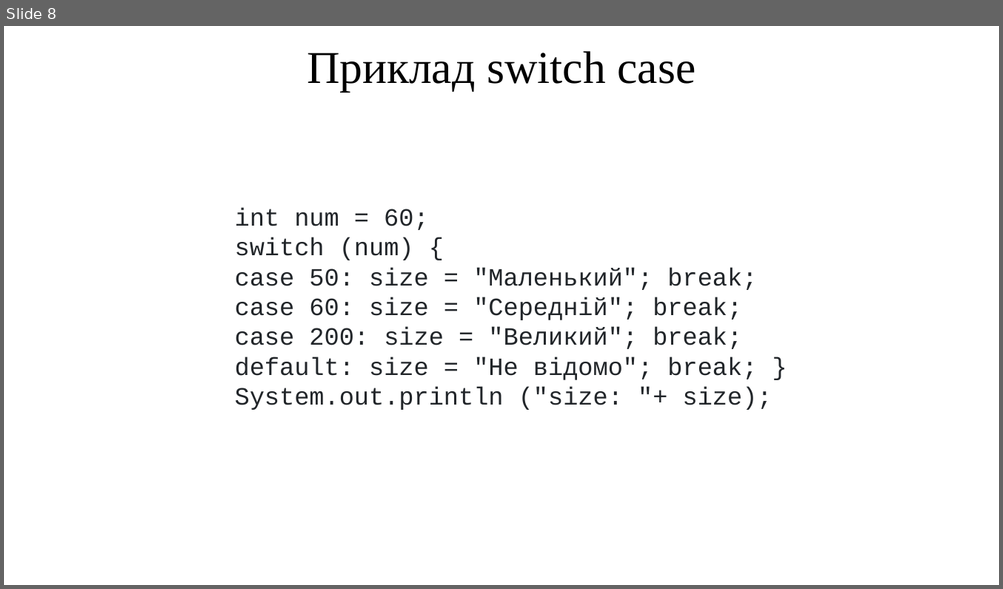
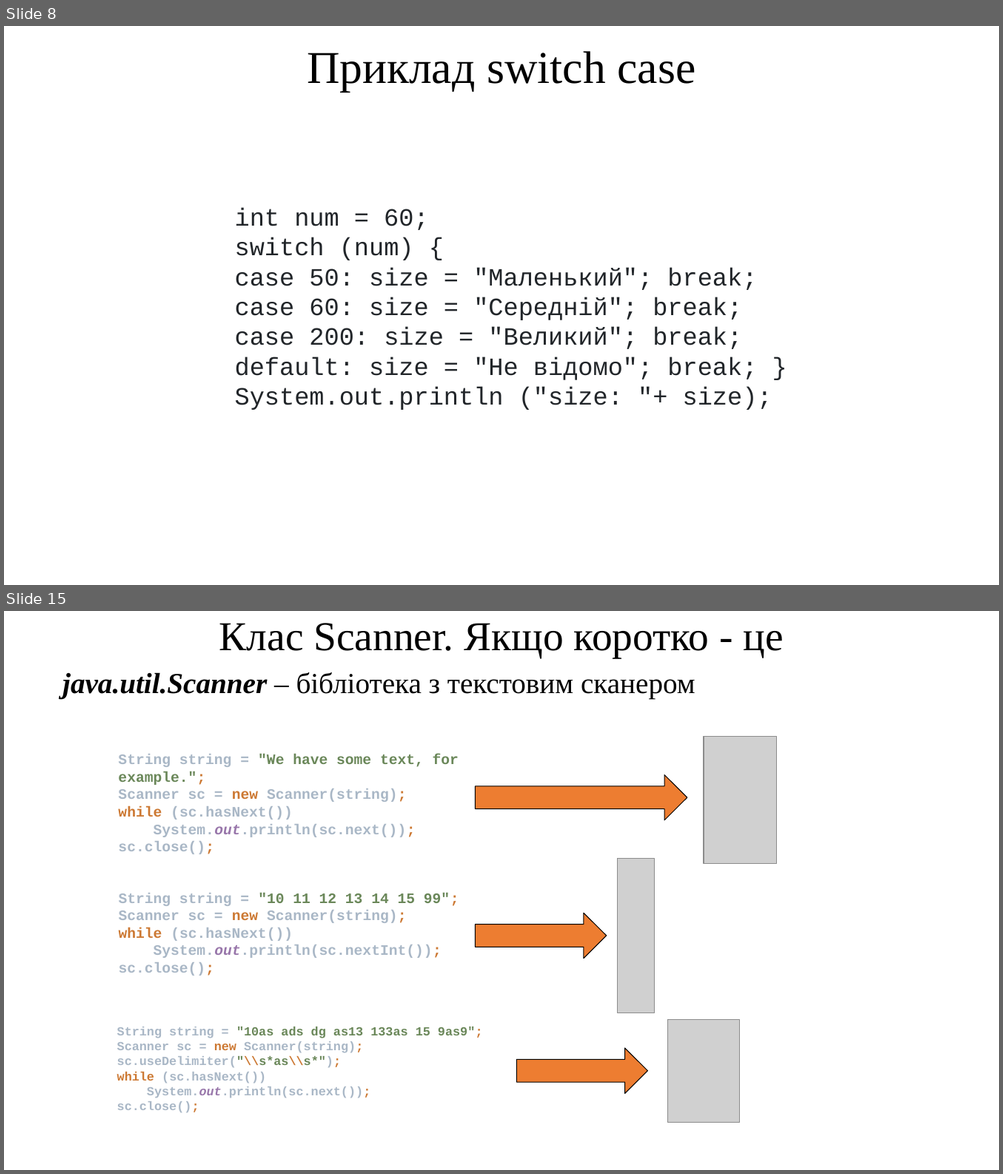
Before and after one commit to arg3ntuum/JavaCourse, a slide deck: Java Урок 3 ifelse switch.pptx. Shown one above the other, each under a label of ours: slide 8 before the commit, slides 8 and 15 after it; the slides between them are not shown. The pictures are 1003x589 and 1003x1174 pixels, drawn with LibreOffice and Linux fonts; fonts in the diff are those of the drawing; grey boxes stand for pictures. Boxes give left, top, right and bottom in pixels: in the first picture for what was removed or moved away, otherwise in the second. Text is boxed around its words. In the diff, an @@ line names an element or a change of style, - is before the commit and + after.

```diff
--- a/Java Урок 3 ifelse switch.pptx
+++ b/Java Урок 3 ifelse switch.pptx
@@ slide 15 added at bbox=[4, 611, 999, 1170], background #FFFFFF @@
@@ title added at bbox=[219, 623, 783, 658], 39.6 pt, text #000000 @@
+Клас Scanner. Якщо коротко - це
@@ text added at bbox=[62, 672, 695, 699], 28 pt, text #000000 @@
+java.util.Scanner – бібліотека з текстовим сканером
@@ picture added at bbox=[704, 736, 777, 864] @@
@@ text added at bbox=[118, 755, 458, 854], 14 pt, text #A9B7C6, bold @@
+String string = "We have some text, for example.";
+Scanner sc = new Scanner(string);
+while (sc.hasNext())
+System.out.println(sc.next());
+sc.close();
@@ right arrow added at bbox=[475, 775, 687, 820], fill #ED7D31, outline #000000 0.75 pt @@
@@ picture added at bbox=[617, 859, 654, 1013] @@
@@ text added at bbox=[119, 893, 459, 976], 14 pt, text #A9B7C6, bold @@
+String string = "10 11 12 13 14 15 99";
+Scanner sc = new Scanner(string);
+while (sc.hasNext())
+System.out.println(sc.nextInt());
+sc.close();
@@ right arrow added at bbox=[475, 913, 606, 959], fill #ED7D31, outline #000000 0.75 pt @@
@@ text added at bbox=[117, 1027, 483, 1113], 12 pt, text #A9B7C6, bold @@
+String string = "10as ads dg as13 133as 15 9as9";
+Scanner sc = new Scanner(string);
+sc.useDelimiter("\\s*as\\s*");
+while (sc.hasNext())
+System.out.println(sc.next());
+sc.close();
@@ picture added at bbox=[667, 1021, 740, 1124] @@
@@ right arrow added at bbox=[517, 1048, 648, 1093], fill #ED7D31, outline #000000 0.75 pt @@
```
Also in this commit, not shown: 6 other slides added, 3 other files.
